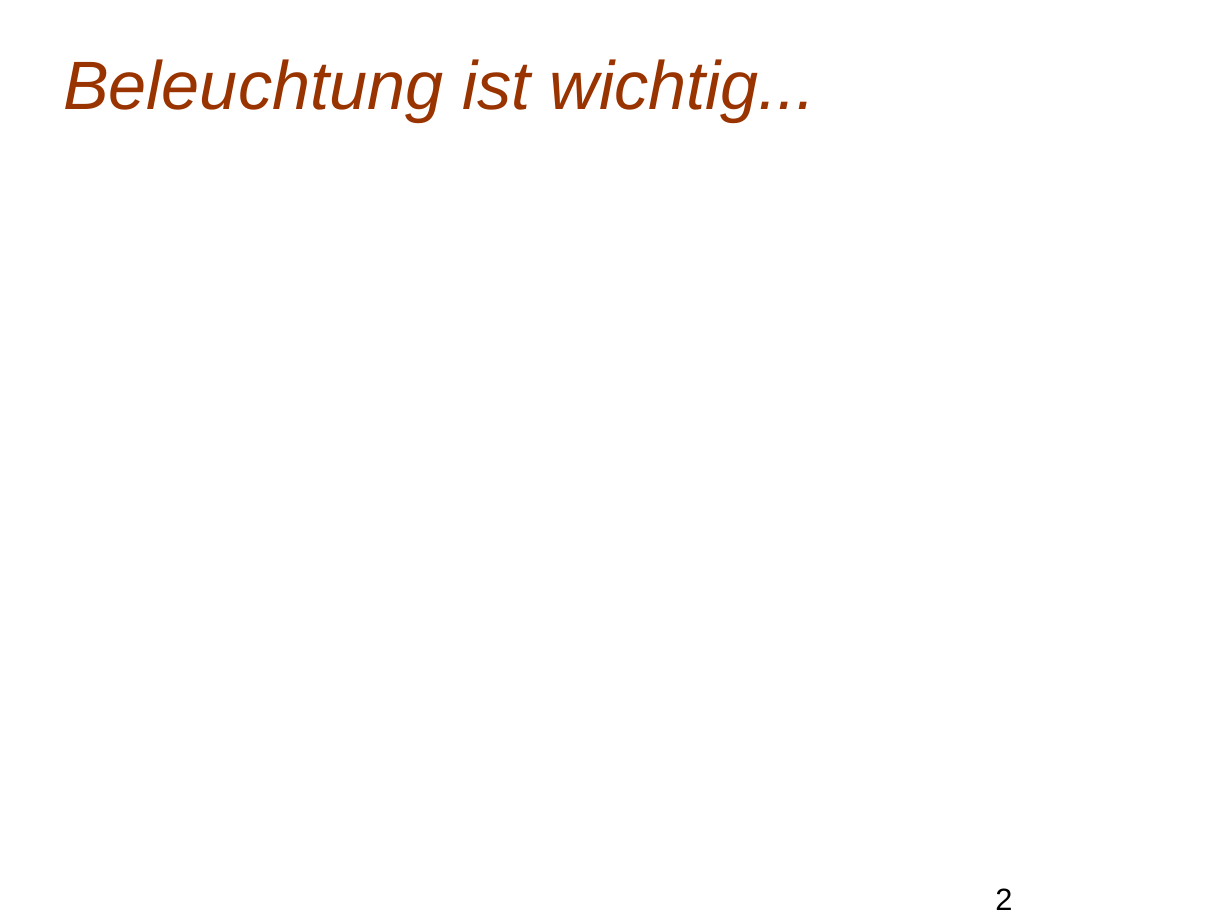
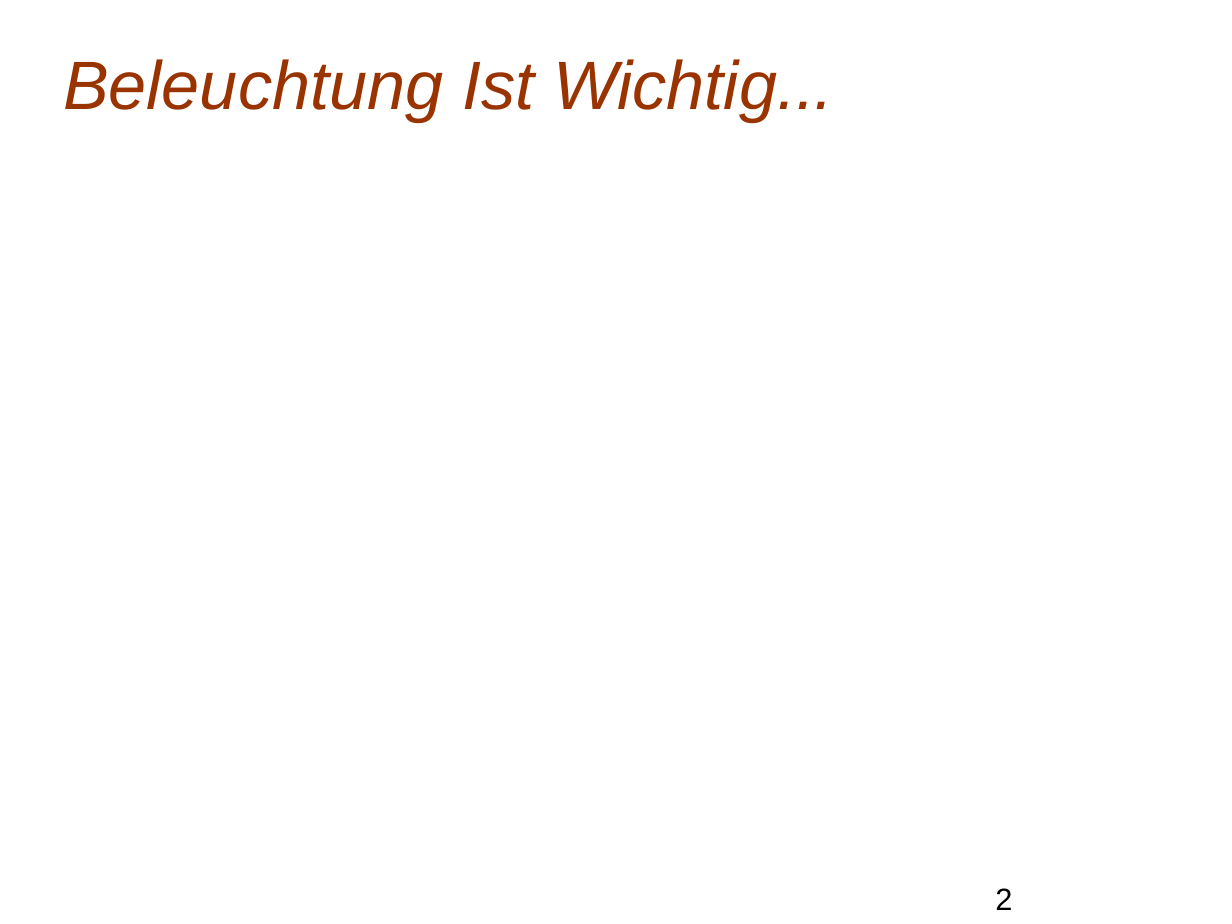
Before and after one commit to Mxtreme1/Presentation-on-The-Phong-Illumination-Model, a slide deck: slide 2 of PIM.odp. Drawn at 1232x924 pixels with LibreOffice and Linux fonts; fonts in the diff are those of the drawing; background and template pictures are left out. Boxes give left, top, right and bottom in pixels: in the first picture for what was removed or moved away, otherwise in the second. Text is boxed around its words. In the diff, an @@ line names an element or a change of style, - is before the commit and + after.

```diff
--- a/PIM.odp
+++ b/PIM.odp
@@ title at box(63, 59, 833, 122): text changed @@
-Beleuchtung ist wichtig...
+Beleuchtung Ist Wichtig...
```
Also in this commit, not shown: 11 other slides changed, 3 slides added, 1 slide removed.
